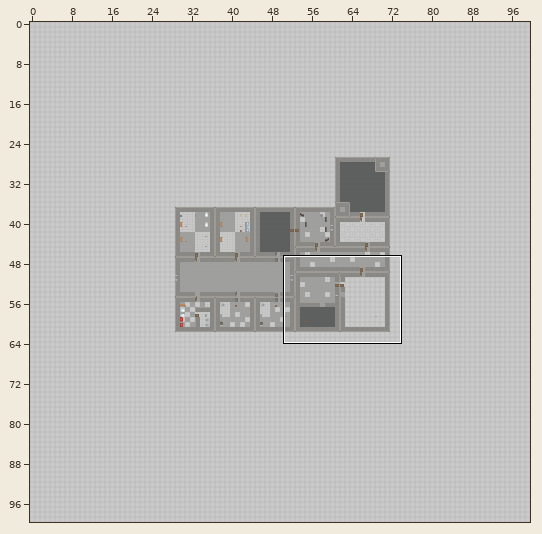
An edit to a level. Tiled map, assets/tiled-packed-ktx/level-1.tmx. The first picture is a wide view before the edit; the outline marks the close-up.
Close-up. Before the commit:
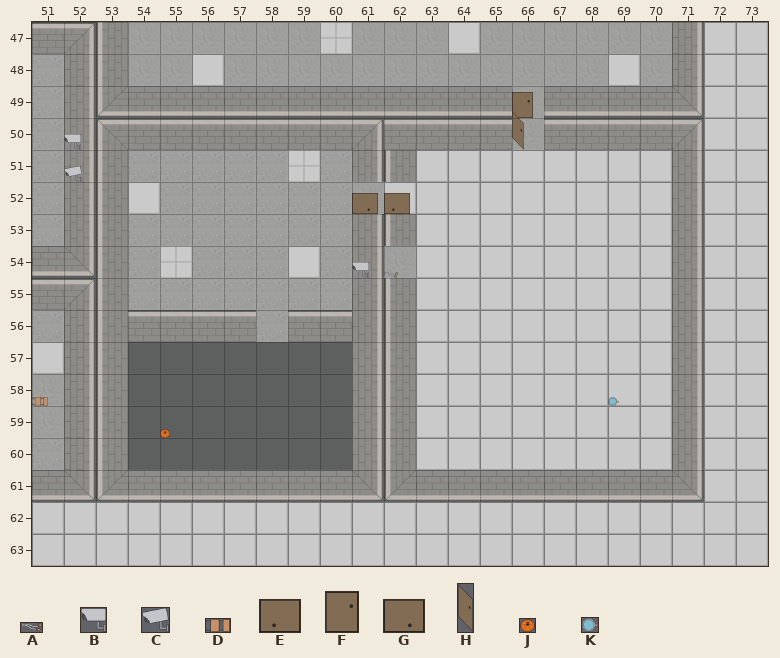
Cells are 120x120 px. Shown: x 51..73, y 47..63. The commit also changed other parts of the map, which this record leaves out.
Key: from "bgf": A 3 "cab", B 5 flipped left-right "cam-2", C 6 flipped left-right "cam-3", D 8 turned 90 "cha-2", E 12 flipped on the other diagonal "door-3", F 12 turned 180 "door-3", G 12 turned 270 "door-3", H 13 turned 180 "door-4", J 19 "pump", K 27 "wat-2".
_ is an empty cell.
Layers that did not change in this view are not listed.
Layer "Room_1/envornment" before, first column x 51:
47 _______________________
48 _______________________
49 _______________F_______
50 _B_____________H_______
51 _C_____________________
52 __________GE___________
53 _______________________
54 __________BA___________
55 _______________________
56 _______________________
57 _______________________
58 D_________________K____
59 ____J__________________
60 _______________________
61 _______________________
62 _______________________
63 _______________________
Now the later version:
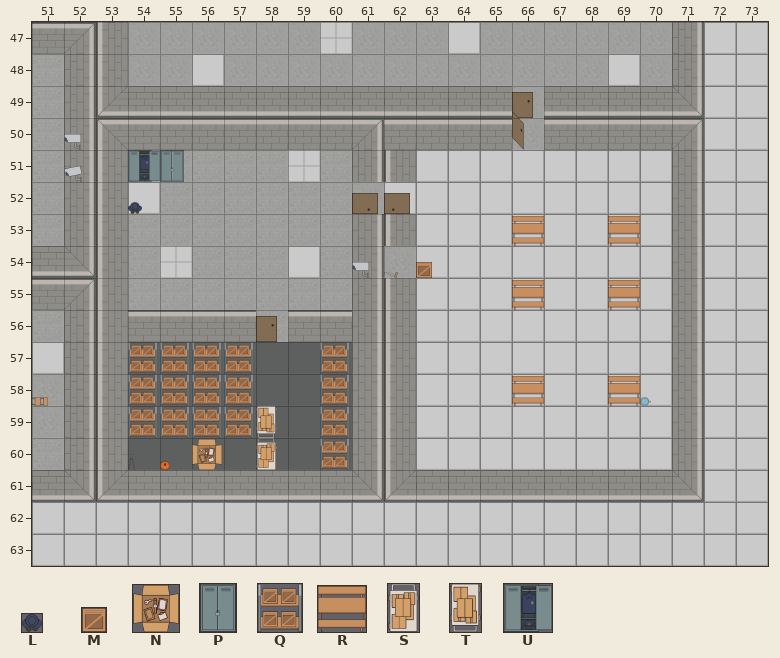
Further tiles: from "bgf": L 28 "char-ment", M 29 "korob", N 30 "korob-open", P 41 "skaf-zelezo-zamok", Q 42 "stelaz-korob", R 43 flipped left-right "stol-styl", S 44 "telezka", T 45 flipped up-down "telezka-koleso", U 50 "skaf-zelezo-zamok-otk".
Edits made:
Layer "Room_1/envornment":
The edit adds tile F in row 56 at x 58.
The edit adds tile J in row 60 at x 55.
The edit adds tile K in row 58 at x 70.
The edit adds tile L in row 52 at x 54.
The edit adds tile M in row 54 at x 63.
The edit adds tile N in row 60 at x 56.
The edit adds tile P in row 51 at x 55.
Tile J gives way to tile Q in row 59 at x 55.
The edit adds tile Q in rows 57 to 58 at x 54 to 57 and 60; in row 59 at x 54, 56 to 57 and 60; in row 60 at x 60.
Tile K gives way to tile R in row 58 at x 69.
The edit adds tile R in row 53 at x 66 and 69; in row 55 at x 66 and 69; in row 58 at x 66.
The edit adds tile S in row 60 at x 58.
The edit adds tile T in row 59 at x 58.
The edit adds tile U in row 51 at x 54.
